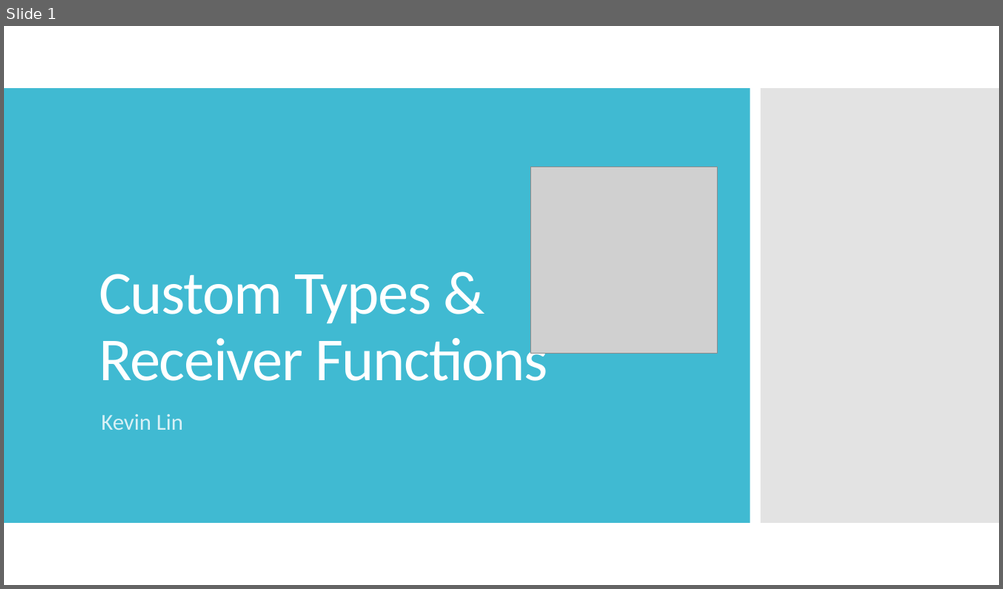
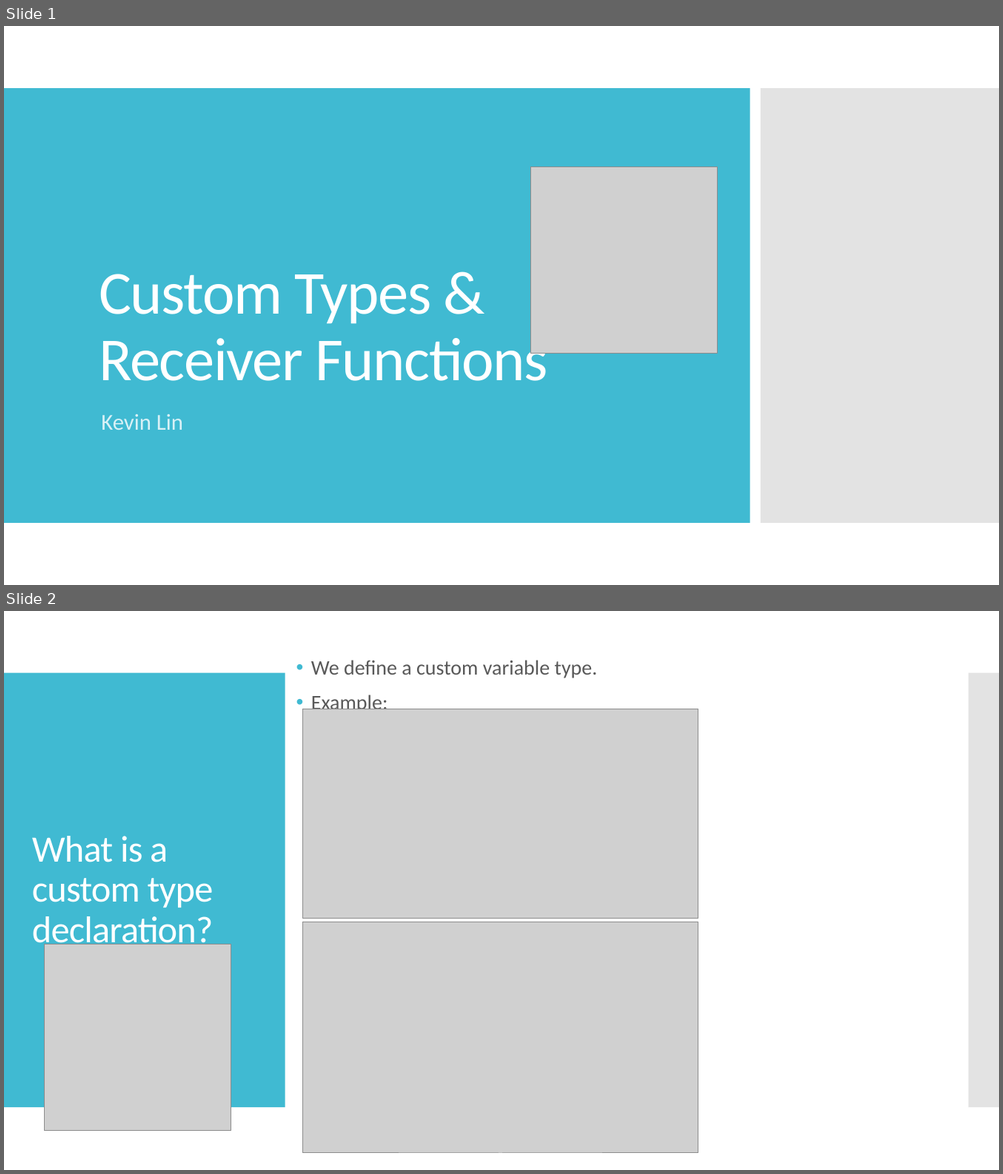
Before and after one commit to kevinlin47/Learn_Go, a slide deck: Custom_types_r_functions/ct_rf.pptx. Shown one above the other, each under a label of ours: slide 1 before the commit, slides 1 and 2 after it. The pictures are 1003x589 and 1003x1174 pixels, drawn with LibreOffice and Linux fonts; fonts in the diff are those of the drawing; grey boxes stand for pictures. Boxes give left, top, right and bottom in pixels: in the first picture for what was removed or moved away, otherwise in the second. Text is boxed around its words. In the diff, an @@ line names an element or a change of style, - is before the commit and + after.

Commit message:
Create what is a custom type slide

```diff
--- a/Custom_types_r_functions/ct_rf.pptx
+++ b/Custom_types_r_functions/ct_rf.pptx
@@ slide 2 added at (4, 611, 999, 1170), background #FFFFFF @@
@@ rectangle added at (4, 673, 285, 1108), fill #40BAD2 @@
@@ text added at (311, 660, 597, 709), 20 pt, text #595959 @@
+• We define a custom variable type.
+• Example:
@@ rectangle added at (968, 673, 999, 1108), fill #C8C8C8 at 50% opacity @@
@@ picture added at (302, 709, 699, 918) @@
@@ title added at (32, 836, 213, 951), 36 pt, text #FFFFFF @@
+What is a custom type declaration?
@@ picture added at (302, 922, 699, 1153) @@
@@ picture added at (44, 945, 231, 1131) @@
```
Also in this commit, not shown: 1 slide removed.
